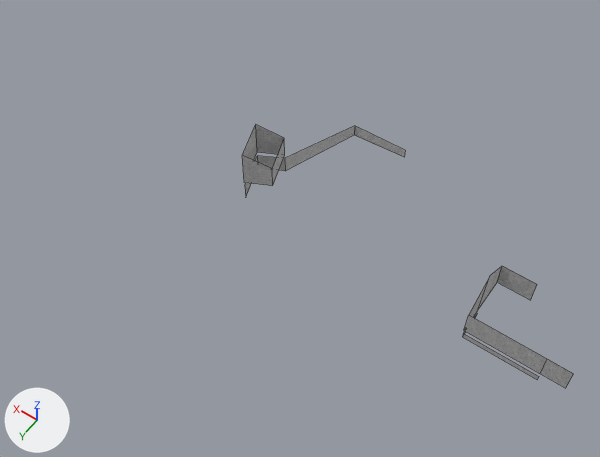
What one commit did to the FBX model Steel Heel Jam/Assets/Art/Meshes/Powerhouse/SM_ConcreteWall_01.fbx.
Both versions are drawn from a camera (50 mm lens) standing at (-42.0, 62.1, 88.8) and looking at (-0.3, 3.7, -2.9). Arrows for +X, +Y and +Z are at lower left; the lights stay in place. Mesh edges are drawn as thin lines.

Names of what the first picture shows: 'SM_ConcreteWall_01'.
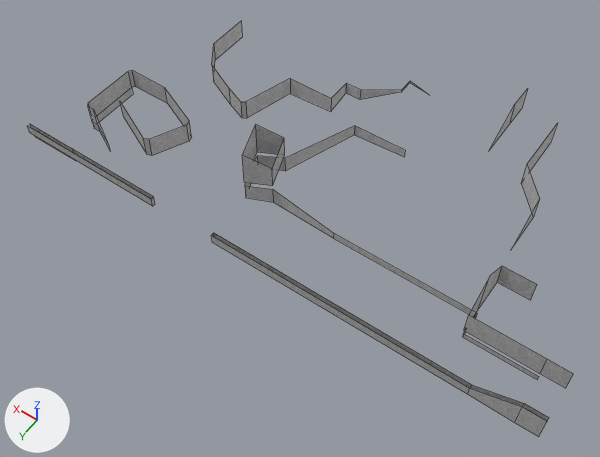
What the commit changed:
me_plane_006 is used by ob_sm_concretewall_01; location (0.0, 0.0, 0.0).
me_plane_006 had 36 vertices, 15 faces and spanned x -41.0..9.5, y -12.5..9.0, z 0.2..10.0.
me_plane_006 now has 134 vertices, 62 faces and spans x -41.1..41.0, y -30.0..14.5, z -0.9..10.0.
me_plane_006 part 1: a new loose piece of 28 vertices spanning x 20.8..35.5, y -2.0..9.6, z -0.9..3.8, in mat_m_concretewall_01 (picture img_t_concretewall_01_d_png).
me_plane_006 part 2: a new loose piece of 25 vertices spanning x -4.0..29.0, y -24.5..-6.2, z 0.5..3.8, in mat_m_concretewall_01 (picture img_t_concretewall_01_d_png).
me_plane_006 part 3: a new loose piece of 16 vertices spanning x -41.1..6.3, y 14.0..14.5, z 0.5..4.5, in mat_m_concretewall_01 (picture img_t_concretewall_01_d_png).
Part 4, on me_plane_006:
24 vertices are added at x -28.0..41.0, y -30.0..14.5, z -0.6..6.9.
5 new vertices lie (0.0, 0.0, 1.5) away from vertices in x 16.8..41.0, y 14.0..14.5, z 0.5.
13 new faces join them.

Changed parts and their boxes (x1, y1, x2, y2) in the pictures (600 x 457 px):
'SM_ConcreteWall_01', reshaped (64% wider, 58% taller): before (242, 125, 574, 388); after (28, 21, 574, 437)
part 1 of me_plane_006, added: after (88, 71, 192, 156)
part 2 of me_plane_006, added: after (212, 21, 429, 118)
part 3 of me_plane_006, added: after (212, 233, 549, 437)
part 4 of me_plane_006, added: after (28, 90, 557, 318)
